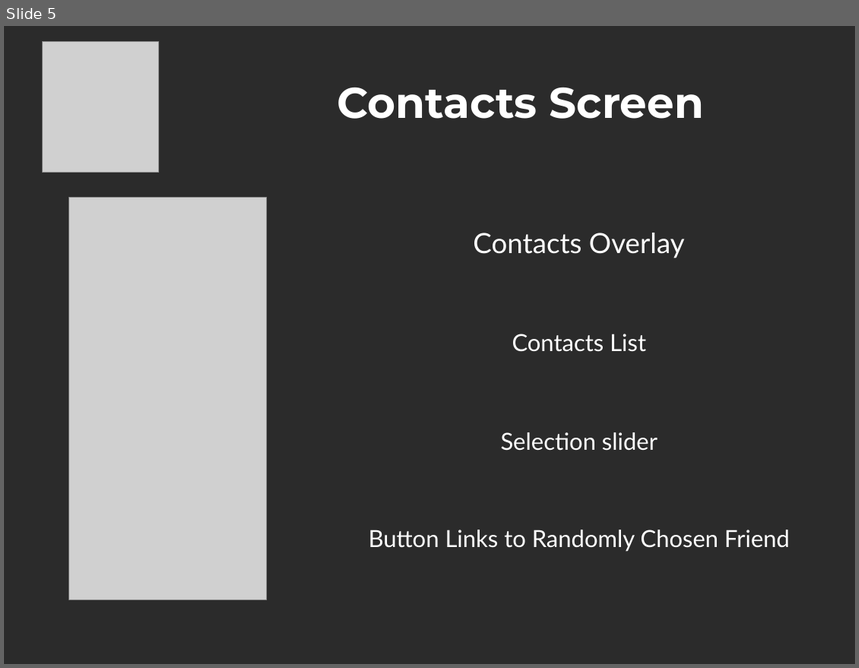
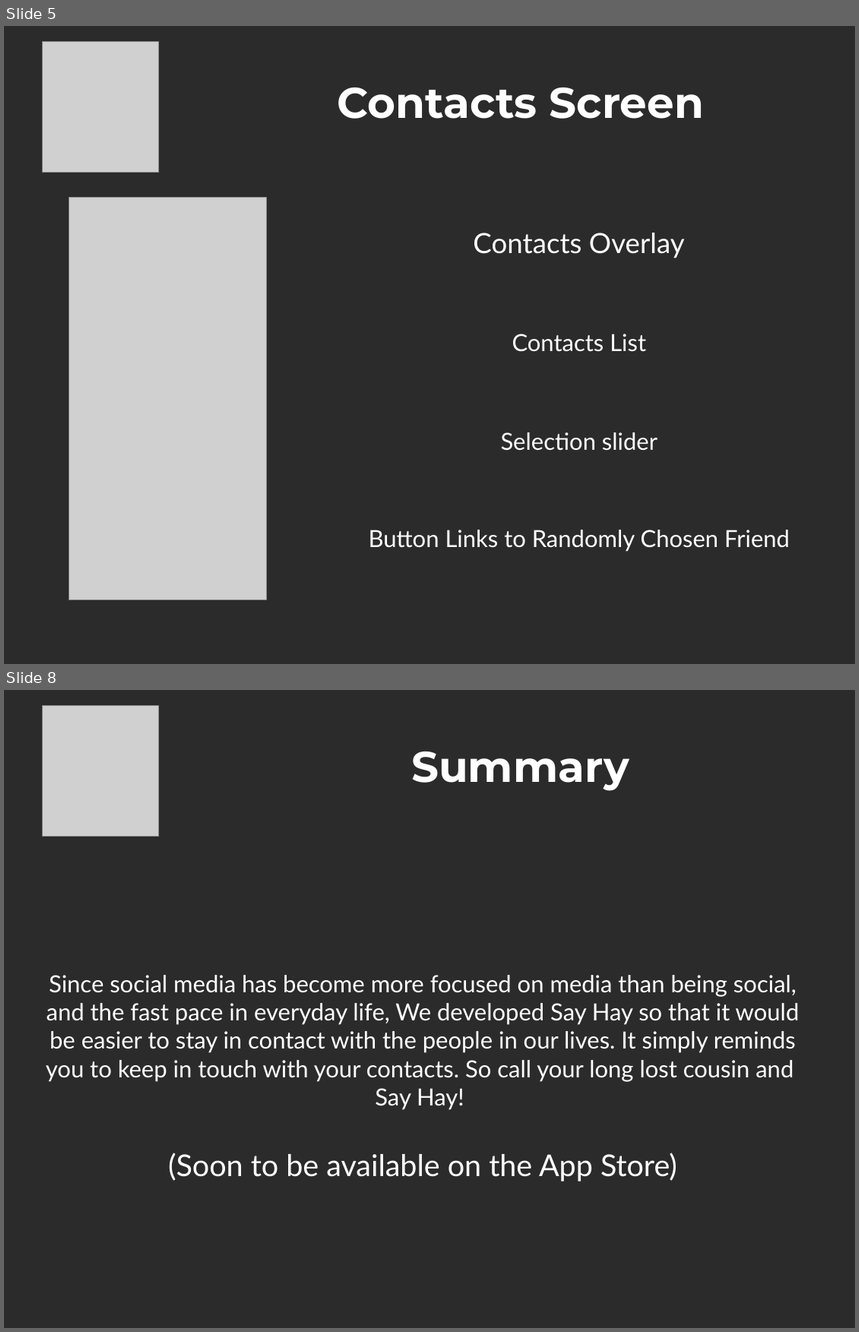
Before and after one commit to swhufnagel/Project-3, a slide deck: PowerPoint-SayHay/SayHayPresentation.odp. Shown one above the other, each under a label of ours: slide 5 before the commit, slides 5 and 8 after it; the slides between them are not shown. The pictures are 859x668 and 859x1332 pixels, drawn with LibreOffice and Linux fonts; fonts in the diff are those of the drawing; grey boxes stand for pictures; background and template pictures are left out; a plain dark background stands for a picture behind light text. Boxes give left, top, right and bottom in pixels: in the first picture for what was removed or moved away, otherwise in the second. Text is boxed around its words. In the diff, an @@ line names an element or a change of style, - is before the commit and + after.

```diff
--- a/PowerPoint-SayHay/SayHayPresentation.odp
+++ b/PowerPoint-SayHay/SayHayPresentation.odp
@@ slide 8 added at box(4, 690, 855, 1328), background picture (left out) @@
@@ picture added at box(43, 705, 158, 836) @@
@@ title added at box(411, 752, 629, 791), 40 pt, text #FFFFFF, bold @@
+Summary
@@ text added at box(46, 975, 800, 1182), 22 pt, text #FFFFFF @@
+Since social media has become more focused on media than being social, and the fast pace in everyday life, We developed Say Hay so that it would be easier to stay in contact with the people in our lives. It simply reminds you to keep in touch with your contacts. So call your long lost cousin and
+Say Hay!
+(Soon to be available on the App Store)
```
Also in this commit, not shown: 5 slides changed, 1 other file.
